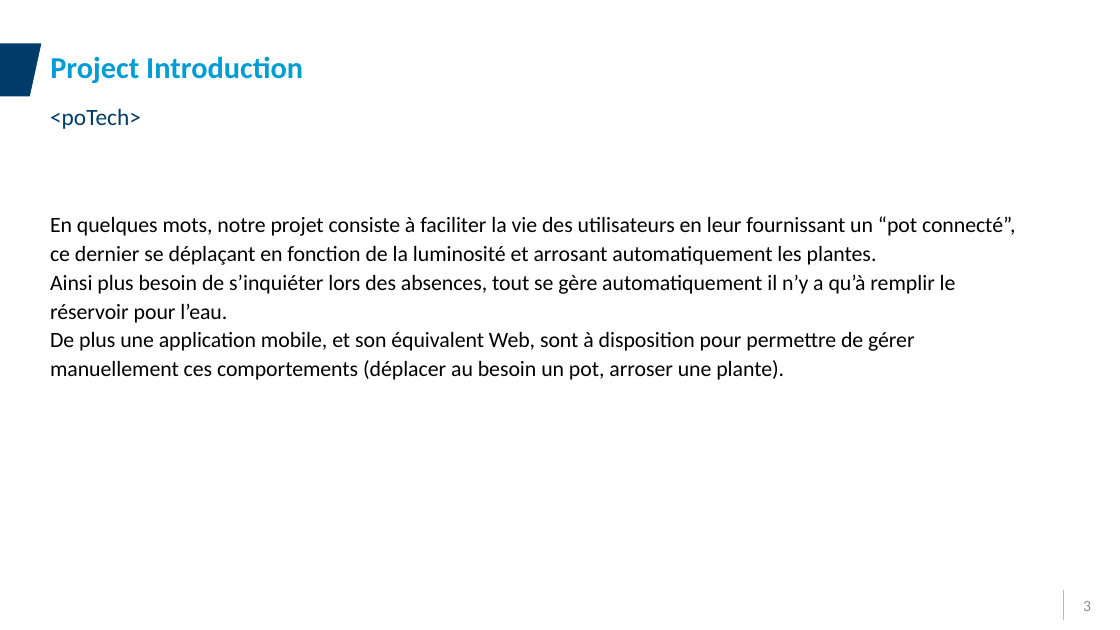
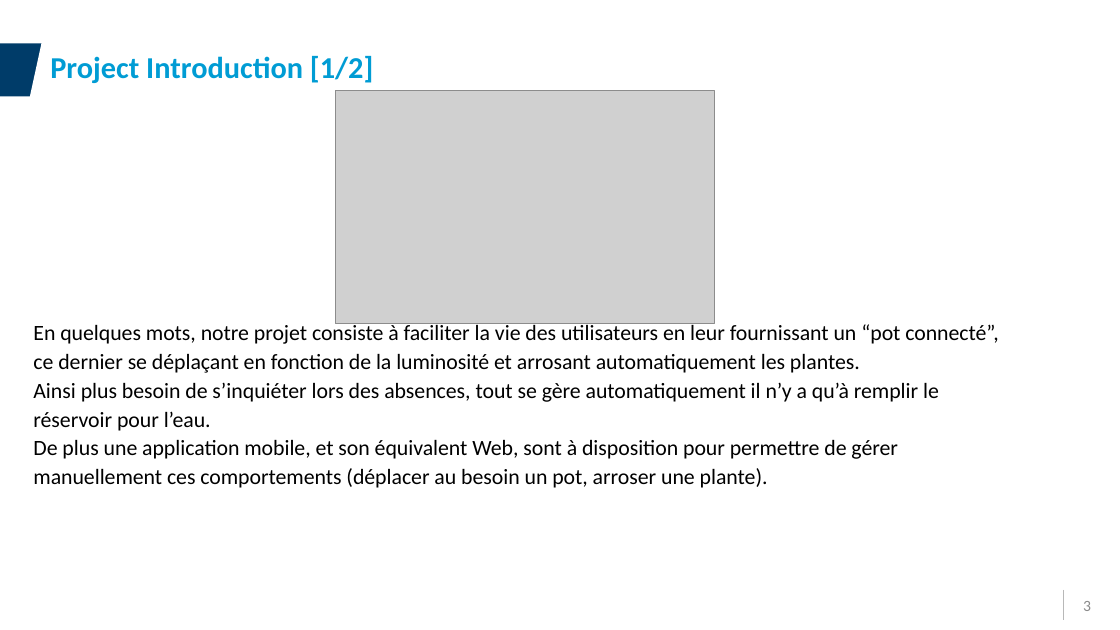
Before and after one commit to HW-Alex/ProjetIotYnov, a slide deck: slide 3 of Projet/Presentation/Presentation_Groupe05.pptx. Drawn at 1120x630 pixels with LibreOffice and Linux fonts; fonts in the diff are those of the drawing; grey boxes stand for pictures; background and template pictures are left out. Boxes give left, top, right and bottom in pixels: in the first picture for what was removed or moved away, otherwise in the second. Text is boxed around its words. In the diff, an @@ line names an element or a change of style, - is before the commit and + after.

```diff
--- a/Projet/Presentation/Presentation_Groupe05.pptx
+++ b/Projet/Presentation/Presentation_Groupe05.pptx
@@ title at [50, 56, 373, 83]: text changed @@
-Project Introduction
+Project Introduction [1/2]
@@ text removed at [50, 108, 141, 129] @@
-<poTech>
@@ picture added at [335, 90, 714, 323] @@
@@ text "En quelques mots, notre projet ...": place and size @@
-text "En quelques mots, notre projet ..." at [50, 216, 1016, 380]
+text "En quelques mots, notre projet ..." at [33, 322, 999, 488]
```
Also in this commit, not shown: 1 slide added.
